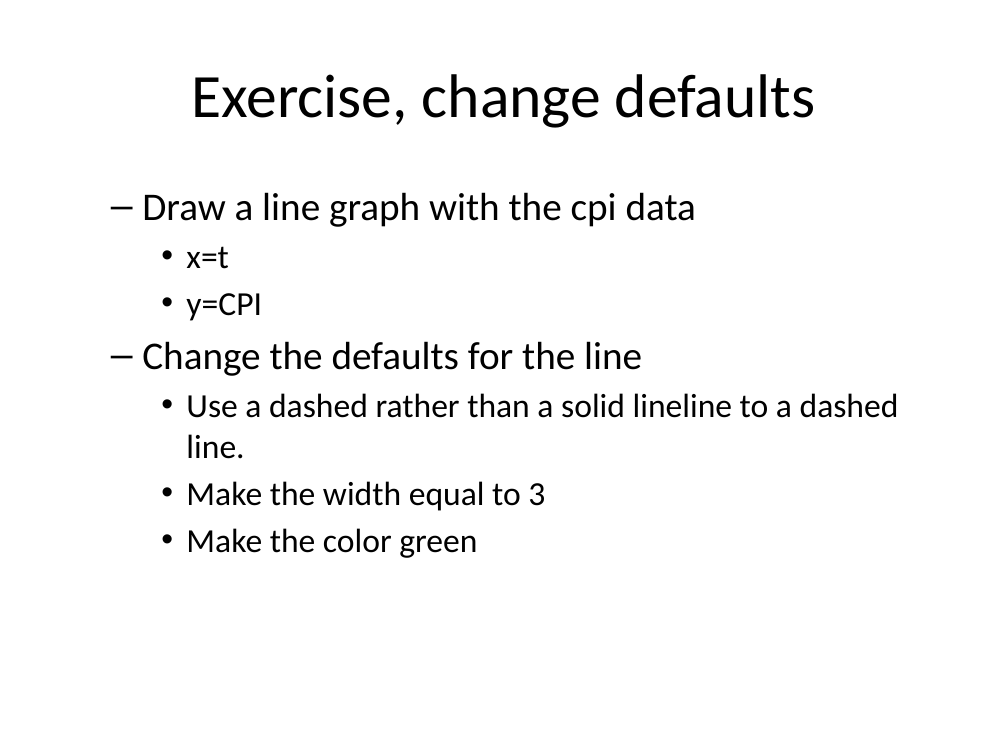
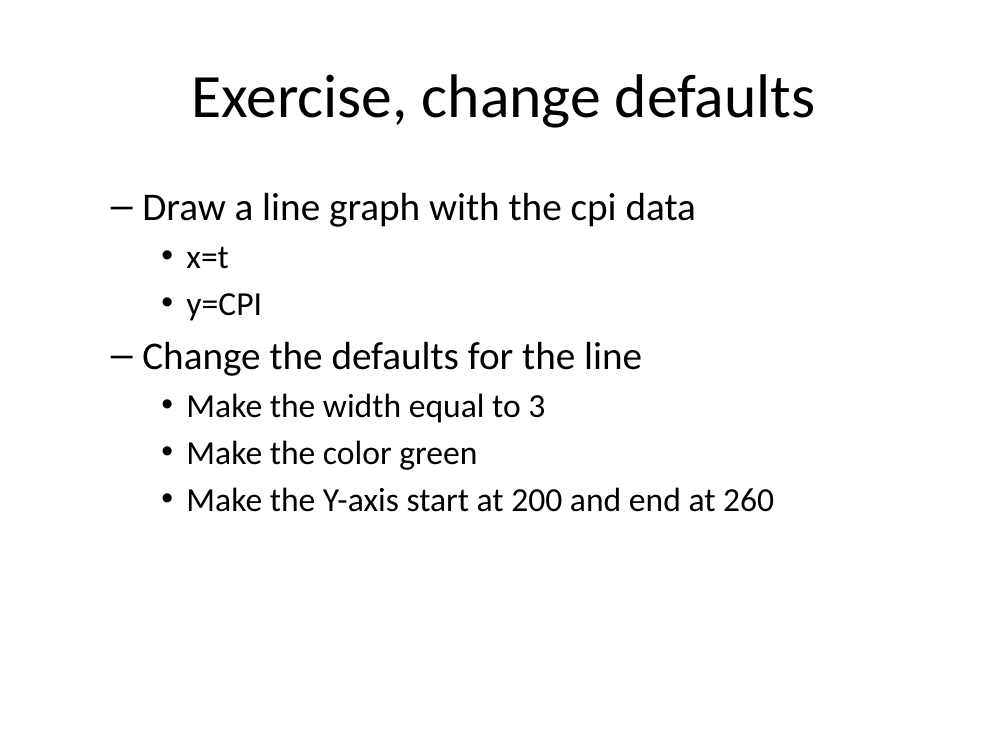
Before and after one commit to pmean/data-visualization, a slide deck: slide 13 of data-viz-03/component/fundamentals.pptx (slide 12 before the commit). Drawn at 1008x756 pixels with LibreOffice and Linux fonts; fonts in the diff are those of the drawing. Boxes give left, top, right and bottom in pixels: in the first picture for what was removed or moved away, otherwise in the second. Text is boxed around its words. In the diff, an @@ line names an element or a change of style, - is before the commit and + after.

Commit message:
Started multi-line graphs in data-viz-03

```diff
--- a/data-viz-03/component/fundamentals.pptx
+++ b/data-viz-03/component/fundamentals.pptx
@@ text at <box>186,393,899,459</box>: paragraph removed @@
-    • Use a dashed rather than a solid lineline to a dashed line.
@@ text at <box>186,487,774,512</box>: paragraph added @@
+    • Make the Y-axis start at 200 and end at 260
```
Also in this commit, not shown: 4 other slides changed, 5 slides added, 1 slide removed, 9 other files.
